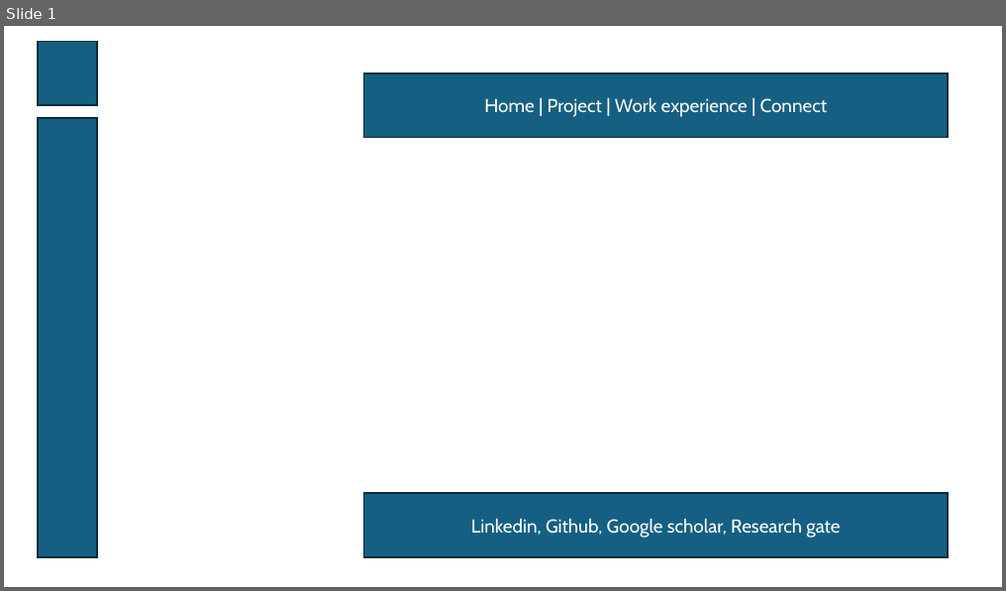
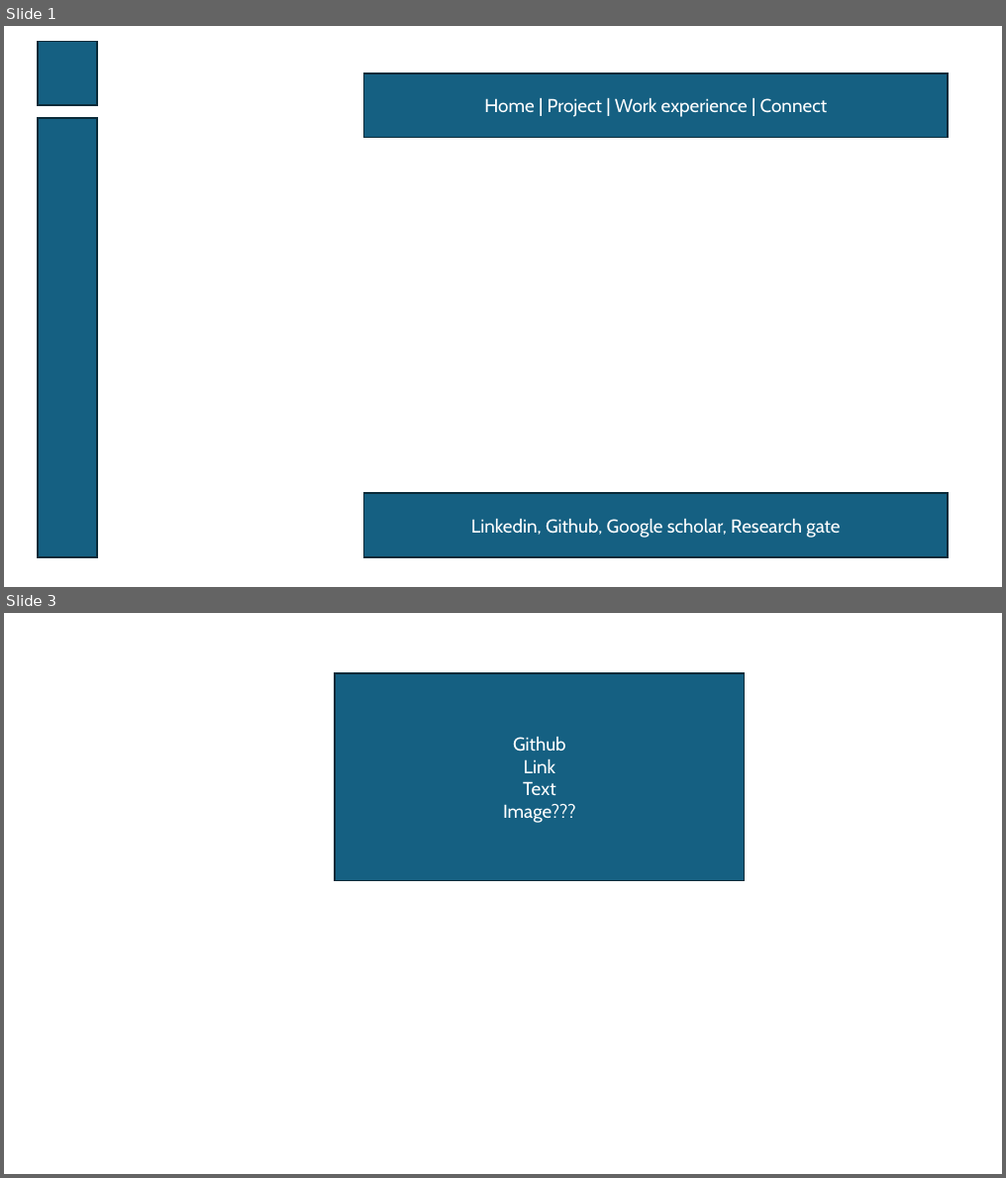
Before and after one commit to dthung99/Portfolio, a slide deck: design.pptx. Shown one above the other, each under a label of ours: slide 1 before the commit, slides 1 and 3 after it; the slides between them are not shown. The pictures are 1006x591 and 1006x1178 pixels, drawn with LibreOffice and Linux fonts; fonts in the diff are those of the drawing. Boxes give left, top, right and bottom in pixels: in the first picture for what was removed or moved away, otherwise in the second. Text is boxed around its words. In the diff, an @@ line names an element or a change of style, - is before the commit and + after.

```diff
--- a/design.pptx
+++ b/design.pptx
@@ slide 3 added at (4, 613, 1002, 1174), background #FFFFFF @@
@@ rectangle added at (335, 673, 745, 881), fill #156082, outline #092A39 1.5 pt, 18 pt, text #FFFFFF @@
+Github
+Link
+Text
+Image???
```
Also in this commit, not shown: 1 other slide added, 1 slide removed, 16 other files.
